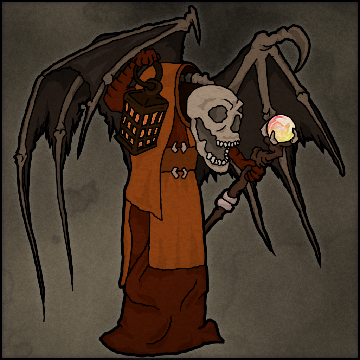
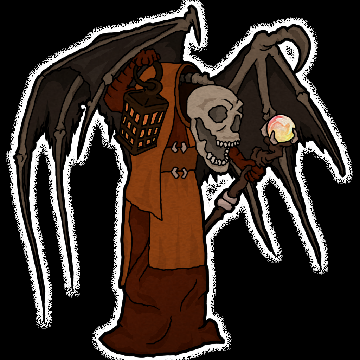
The second 360 x 360 image is a revision of the first. Changes to its layers:
hid "Layer 15" over <box>2,0,358,360</box>
painted on "diffuse" over <box>6,0,353,360</box>
